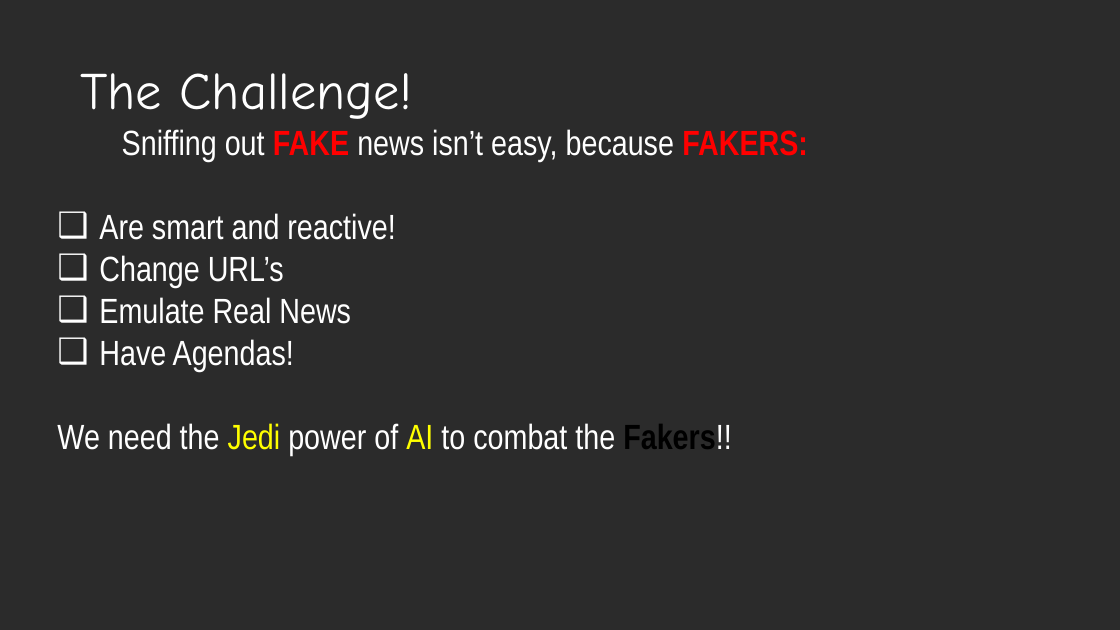
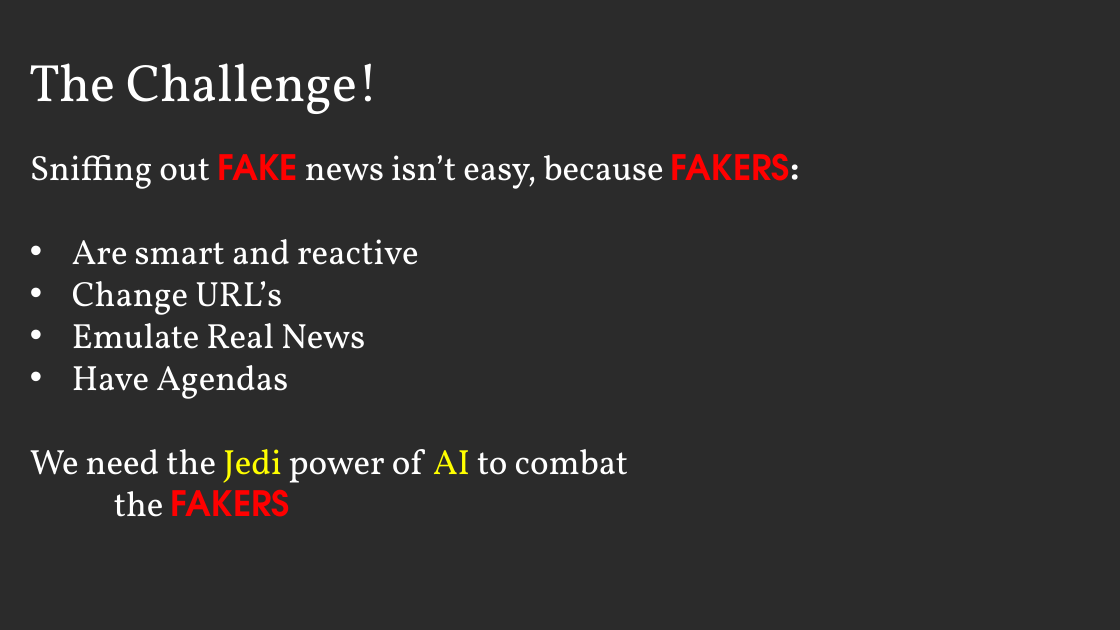
Before and after one commit to bringingjoy/fakenewsjedi, a slide deck: slide 3 of Hackaton Presentation.pptx. Drawn at 1120x630 pixels with LibreOffice and Linux fonts; fonts in the diff are those of the drawing; background and template pictures are left out; a plain dark background stands for a picture behind light text. Boxes give left, top, right and bottom in pixels: in the first picture for what was removed or moved away, otherwise in the second. Text is boxed around its words. In the diff, an @@ line names an element or a change of style, - is before the commit and + after.

```diff
--- a/Hackaton Presentation.pptx
+++ b/Hackaton Presentation.pptx
@@ text "The Challenge!": place and size @@
-text "The Challenge!" at <box>80,73,413,119</box>
+text "The Challenge!" at <box>30,63,379,114</box>
@@ text "The Challenge!" at <box>30,63,379,114</box>: font Comic Neue to Vollkorn @@
@@ text "Sniffing out FAKE news isn’t ...": place and size @@
-text "Sniffing out FAKE news isn’t ..." at <box>57,129,808,456</box>
+text "Sniffing out FAKE news isn’t ..." at <box>30,153,800,517</box>
@@ text at <box>30,153,800,349</box>: font Arial Narrow to Vollkorn in "Sniffing out news isn’t easy, because FAKERS:", "Change URL’s", "Emulate Real News"; font Arial Narrow to TeX Gyre Adventor in "FAKE FAKERS:"; text colour #FF0000 to #FFFFFF in "FAKERS:"; alignment centre to left; bullet ❑ to • @@
@@ text at <box>72,239,419,265</box>: text changed; font Arial Narrow to Vollkorn @@
-❑ Are smart and reactive!
+• Are smart and reactive
@@ text at <box>30,365,629,517</box>: text changed; font Arial Narrow to Vollkorn @@
-❑ Have Agendas!
-We need the Jedi power of AI to combat the Fakers!!
+• Have Agendas
+We need the Jedi power of AI to combat
+the FAKERS
```
Also in this commit, not shown: 4 other slides changed.
